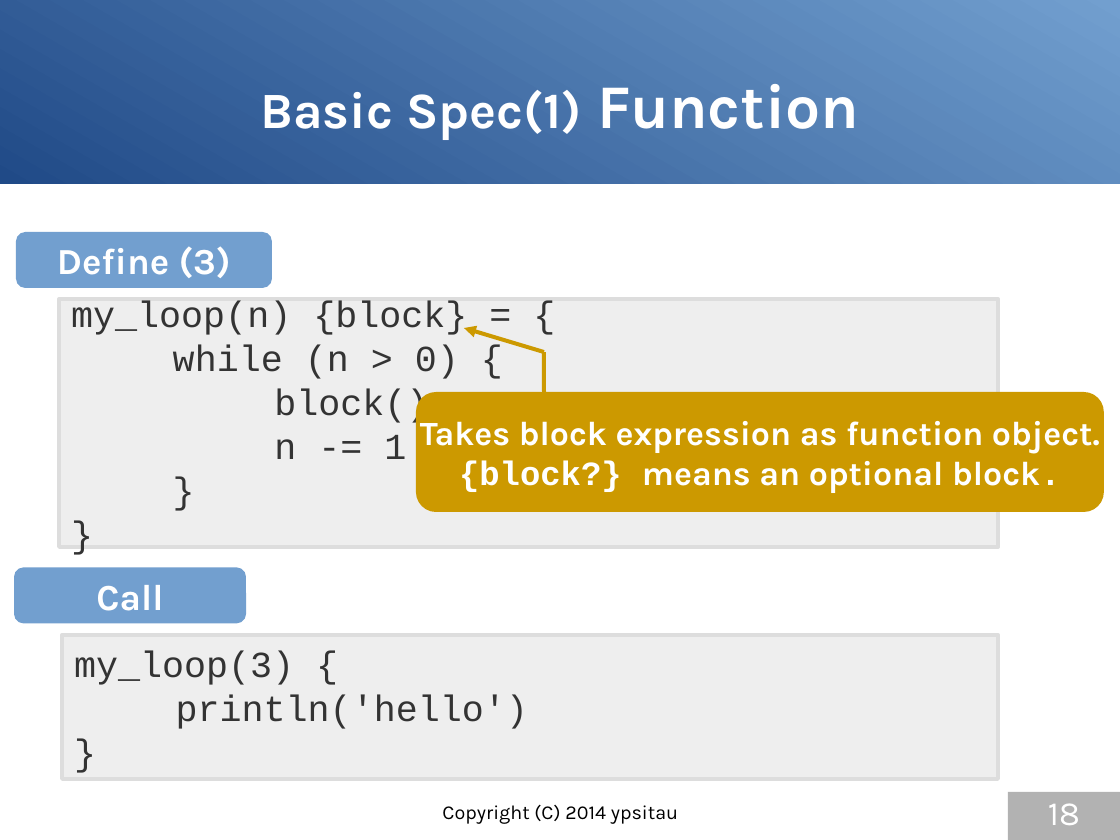
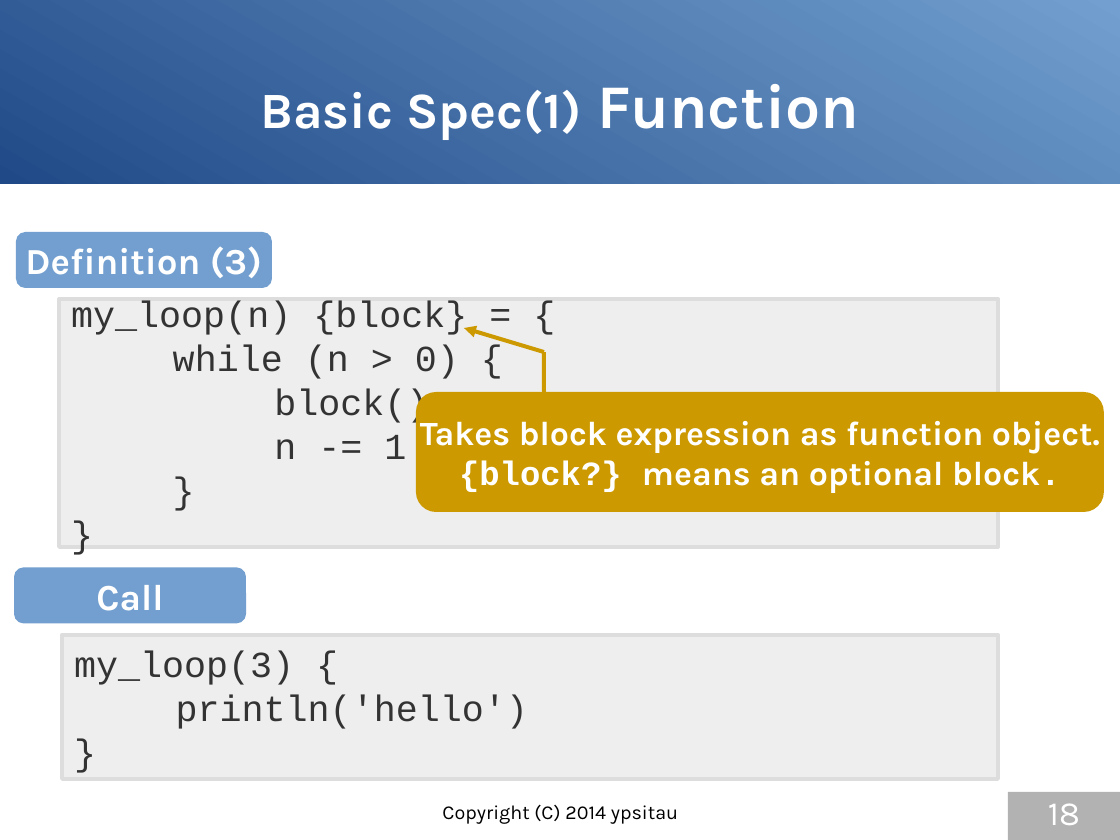
Before and after one commit to gura-lang/gura-doc, a slide deck: slide 18 of presentation/gura-introduction-e.odp. Drawn at 1120x840 pixels with LibreOffice and Linux fonts; fonts in the diff are those of the drawing. Boxes give left, top, right and bottom in pixels: in the first picture for what was removed or moved away, otherwise in the second. Text is boxed around its words. In the diff, an @@ line names an element or a change of style, - is before the commit and + after.

```diff
--- a/presentation/gura-introduction-e.odp
+++ b/presentation/gura-introduction-e.odp
@@ text in rounded rectangle at <box>25,246,262,278</box>: text changed @@
-Define (3)
+Definition (3)
```
Also in this commit, not shown: 12 other slides changed, 1 other file.
